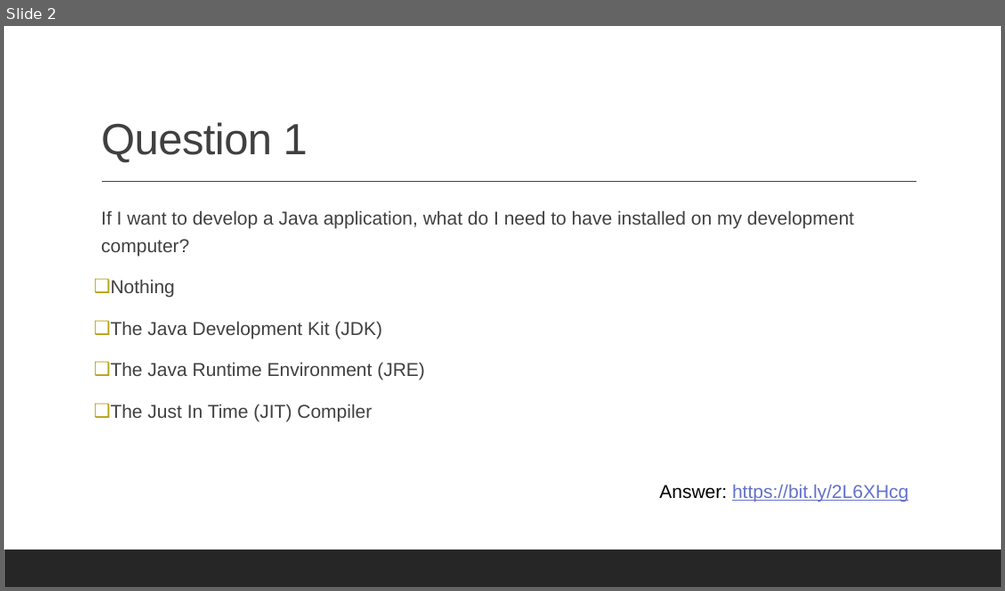
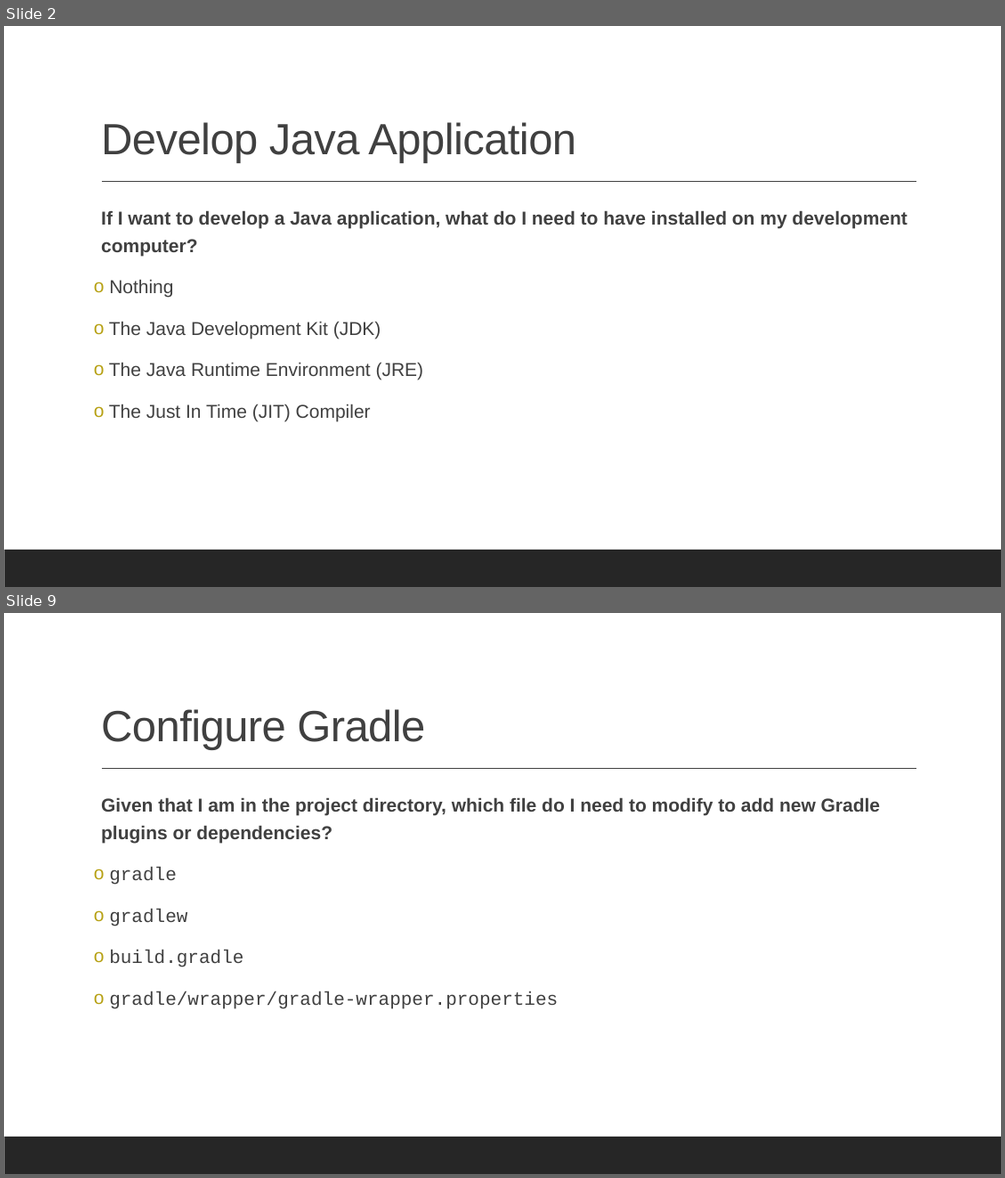
Before and after one commit to albertattard/java-boot-camp, a slide deck: assets/quiz/Quiz - 01.pptx. Shown one above the other, each under a label of ours: slide 2 before the commit, slides 2 and 9 after it; the slides between them are not shown. The pictures are 1005x591 and 1005x1178 pixels, drawn with LibreOffice and Linux fonts; fonts in the diff are those of the drawing. Boxes give left, top, right and bottom in pixels: in the first picture for what was removed or moved away, otherwise in the second. Text is boxed around its words. In the diff, an @@ line names an element or a change of style, - is before the commit and + after.

```diff
--- a/assets/quiz/Quiz - 01.pptx
+++ b/assets/quiz/Quiz - 01.pptx
@@ slide 9 added at [4, 613, 1001, 1174], background #FFFFFF; not listed: 2 template elements that a slide beside it also shows @@
@@ title added at [101, 709, 425, 750], 42 pt, text #404040 @@
+Configure Gradle
@@ text added at [101, 797, 880, 1009], 18 pt, text #404040, bold @@
+  Given that I am in the project directory, which file do I need to modify to add new Gradle plugins or dependencies?
+o gradle
+o gradlew
+o build.gradle
+o gradle/wrapper/gradle-wrapper.properties
@@ slide 2 changed as well @@
@@ title at [101, 122, 576, 163]: text changed @@
-Question 1
+Develop Java Application
@@ text "If I want to develop ..." at [101, 210, 906, 421]: bold on in "If I want to develop a Java ..."; bullet ❑ to o @@
@@ text removed at [659, 484, 908, 501] @@
-Answer: https://bit.ly/2L6XHcg
```
Also in this commit, not shown: 1 other slide changed, 15 other slides added, 3 other files.
